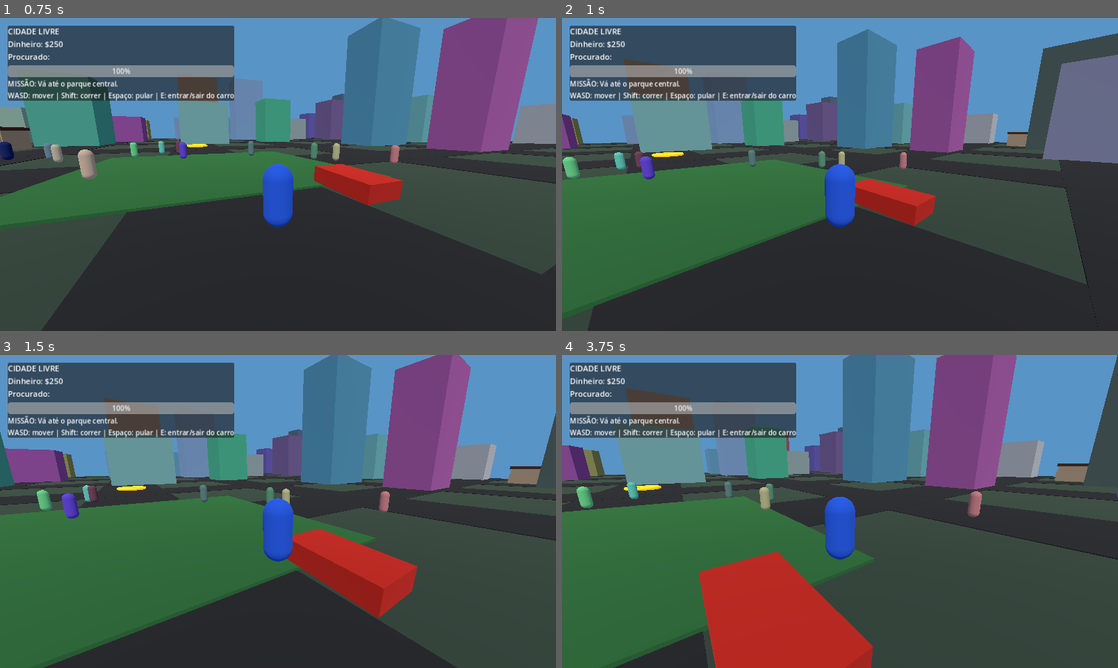
Above: before the commit, frames 1-4 (two rows, left to right).
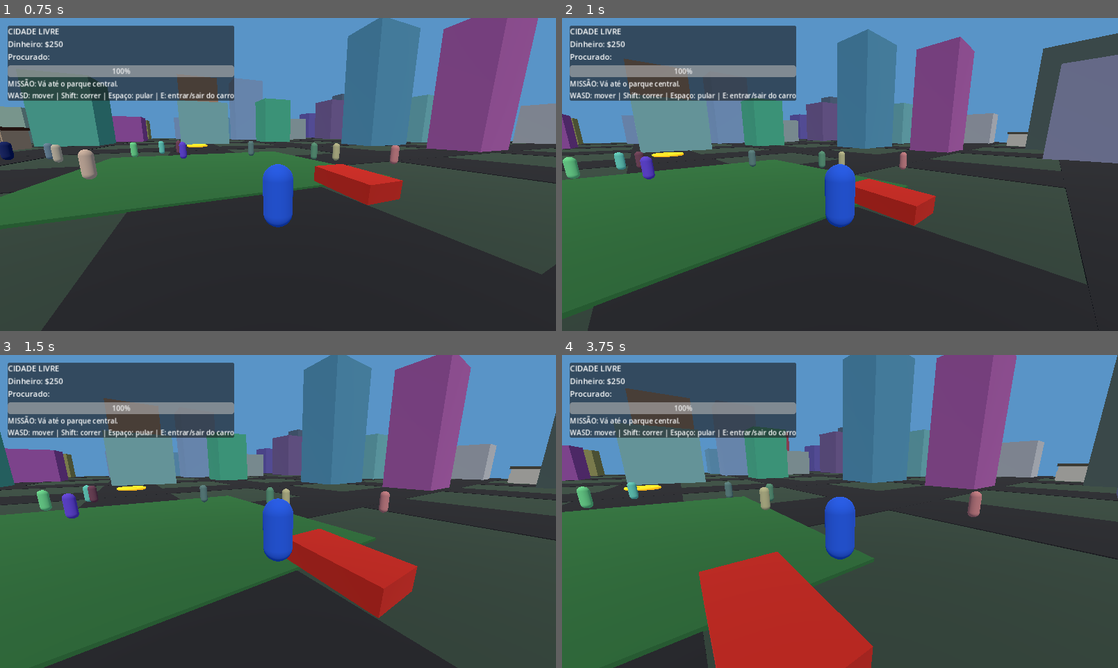
Above: after the commit, the same moments.

Repository: aykon042-cpu/CIDADE-LIVRE
Game: Godot game, scene res://scenes/Main.tscn
Same seed, same stepped clock (60 frames per second), same inputs: the game is played once before the commit and once after it.
Inputs (mouse positions are in pixels of both pictures, inside the frame that each line leads up to):
- Up to frame 1 (0.75 s): move the mouse to (305, 174) at 0.52 s; hold W (move_forward) from 0.53 s (still down); hold E (interact) from 0.53 s (still down)
- Up to frame 2 (1 s): keep holding W (move_forward); keep holding E (interact); tap Space (jump) at 0.77 s
- Up to frame 3 (1.5 s): keep holding W (move_forward); move the mouse to (250, 511) at 1.27 s; release E (interact) at 1.28 s; tap Ctrl (sprint) at 1.35 s
- Up to frame 4 (3.75 s): keep holding W (move_forward); tap Space (jump) at 1.52, 3.02 s; move the mouse to (851, 505) at 2.02 s; hold E (interact) 2.03-2.78 s; move the mouse to (834, 517) at 2.77 s; tap Ctrl (sprint) at 2.85 s; move the mouse to (878, 514) at 3.52 s; hold E (interact) from 3.53 s (still down)

Frame 1 is identical in both runs. In frame 2, 0.1% of the frame differs, in the area x 79-84%, y 37-42%; in frame 3, 0.2%; in frame 4, 0.3%, in the area x 88-95%, y 35-41%.
Error in both runs: Invalid assignment of property or key 'waypoints' with value of type 'Array' on a base object of type 'VehicleBody3D (CityTrafficVehicle)'. (res://scripts/worl…

Commit message:
Assign unique architectural styles to each residential home

Diff:
--- a/CIDADE_LIVRE_GODOT/scripts/world.gd
+++ b/CIDADE_LIVRE_GODOT/scripts/world.gd
@@ -97,6 +97,8 @@
 		var house := Node3D.new()
 		house.set_script(HOUSE_SCRIPT)
 		house.name = "ResidentialHouse_%02d" % houses.size()
+		# Give every home its own exterior and interior palette before it builds.
+		house.set("style_index", houses.size())
 		# Center each home inside its block, clear of the surrounding road lanes.
 		house.position = Vector3(cell.x * 20.0 + 10.0, 0.0, cell.y * 20.0 + 10.0)
 		add_child(house)
